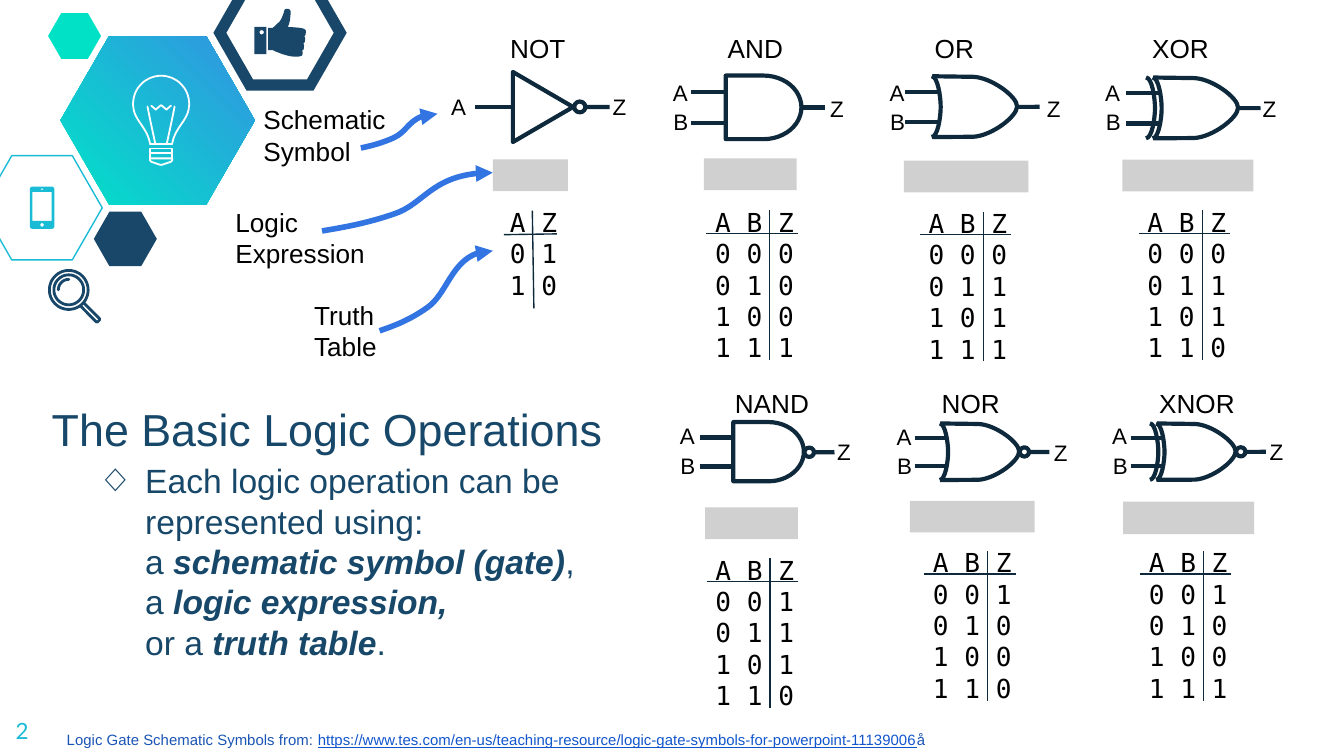
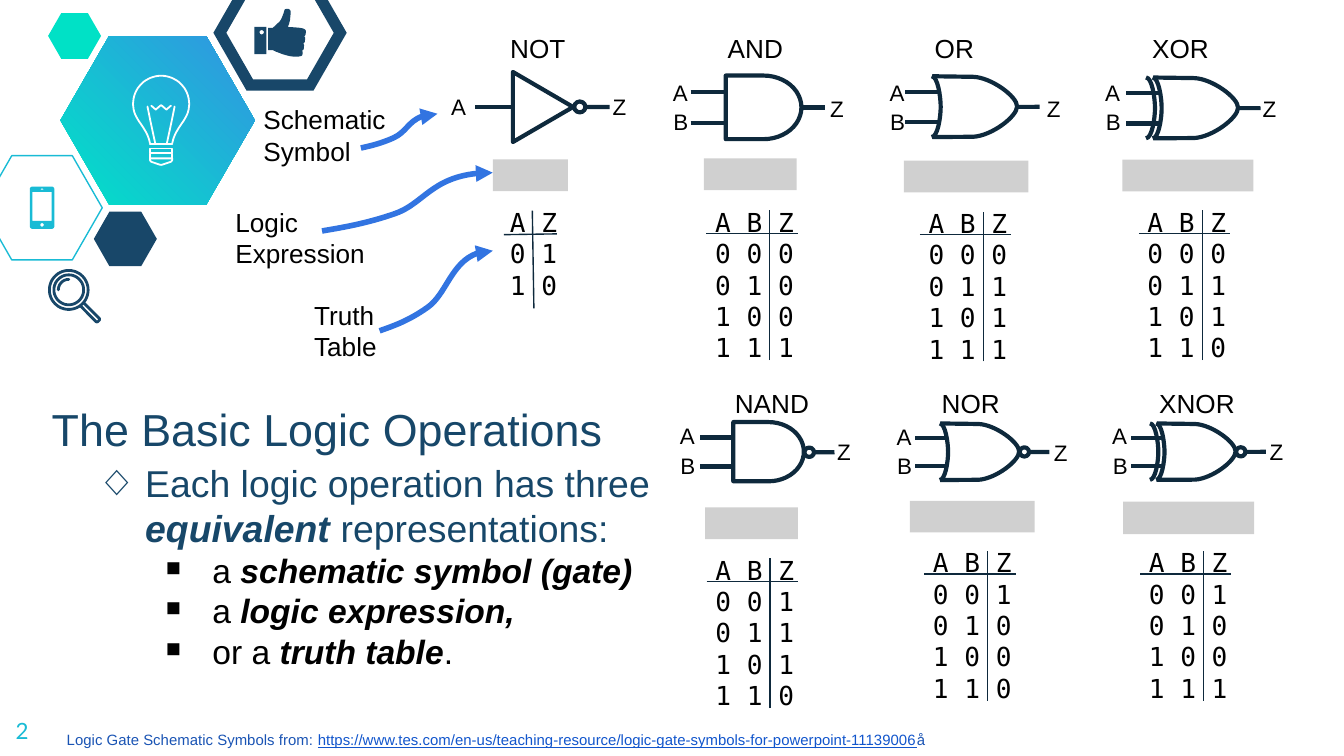
Before and after one commit to dickinson-comp256/COMP256, a slide deck: slide 2 of docs/materials/01-HardwareAbstractions/HA3-S-GatesToCircuits.pptx. Drawn at 1344x756 pixels with LibreOffice and Linux fonts; fonts in the diff are those of the drawing; grey boxes stand for pictures; background and template pictures are left out. Boxes give left, top, right and bottom in pixels: in the first picture for what was removed or moved away, otherwise in the second. Text is boxed around its words. In the diff, an @@ line names an element or a change of style, - is before the commit and + after.

```diff
--- a/docs/materials/01-HardwareAbstractions/HA3-S-GatesToCircuits.pptx
+++ b/docs/materials/01-HardwareAbstractions/HA3-S-GatesToCircuits.pptx
@@ text at [145, 470, 650, 665]: text changed; text colour #174769 to #000000; bold on; italic on @@
-◇ Each logic operation can be represented using:
-  a schematic symbol (gate),
-  a logic expression,
-  or a truth table.
+◇ Each logic operation has three equivalent representations:
+  ￭ a schematic symbol (gate)
+  ￭ a logic expression,
+  ￭ or a truth table.
```
Also in this commit, not shown: 2 other slides changed, 2 other files.
